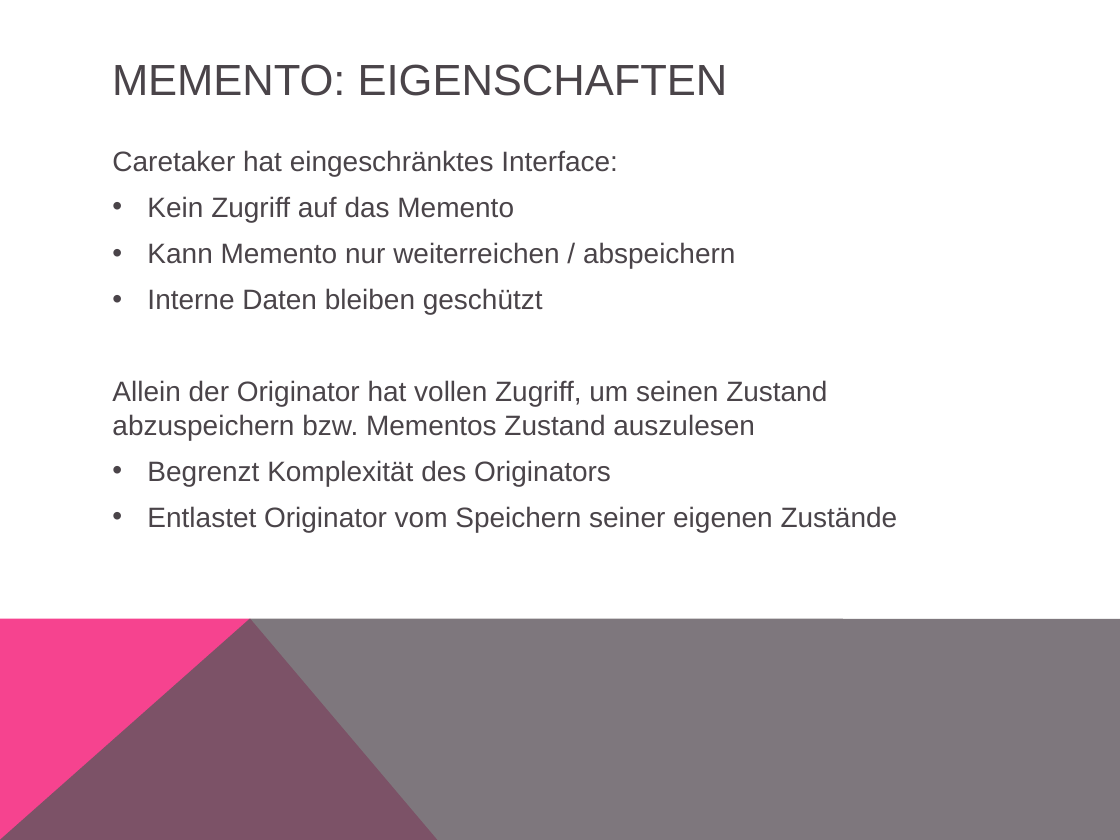
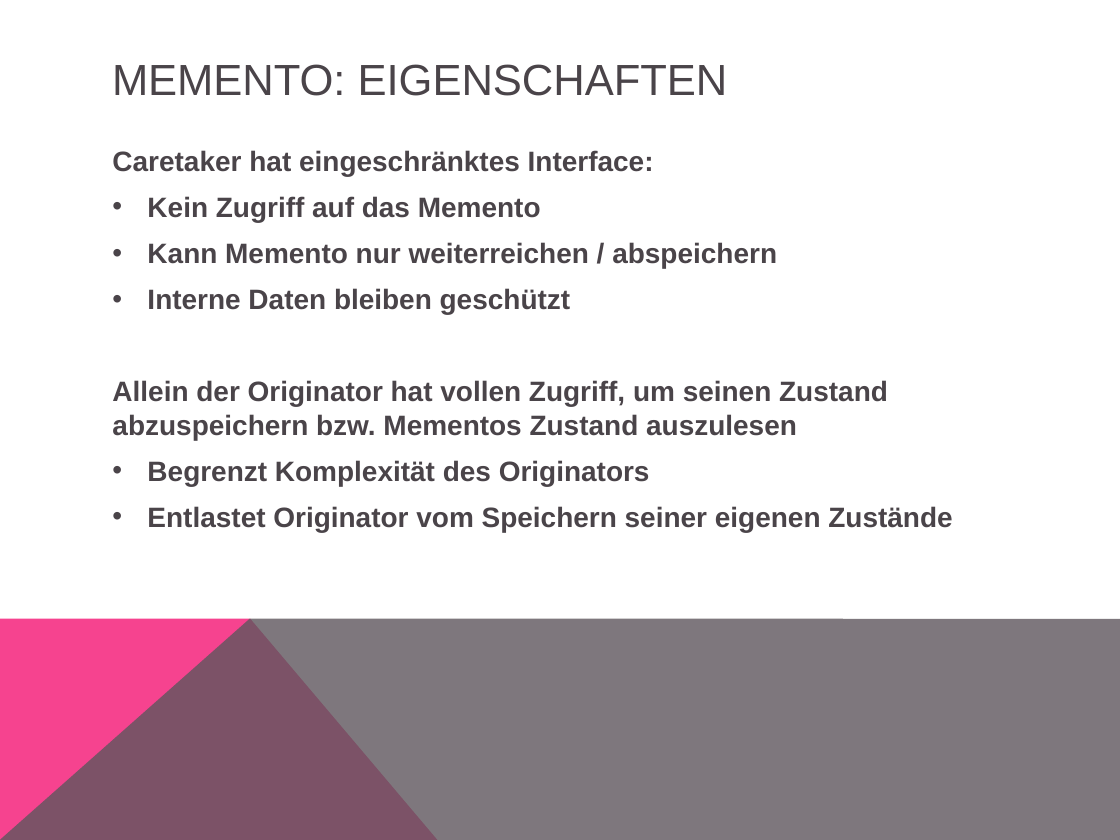
Before and after one commit to simonkrenger/ch.bfh.bti7081.s2013.pink, a slide deck: slide 9 of Project Pink/doc/tasks/task13/Memento Pattern.pptx. Drawn at 1120x840 pixels with LibreOffice and Linux fonts; fonts in the diff are those of the drawing. Boxes give left, top, right and bottom in pixels: in the first picture for what was removed or moved away, otherwise in the second. Text is boxed around its words. In the diff, an @@ line names an element or a change of style, - is before the commit and + after.

Commit message:
Added Memento pattern presentation, slight modification of Session

```diff
--- a/Project Pink/doc/tasks/task13/Memento Pattern.pptx
+++ b/Project Pink/doc/tasks/task13/Memento Pattern.pptx
@@ text "Caretaker hat eingeschränktes Interface:" at bbox=[112, 150, 952, 532]: bold on @@
```
Also in this commit, not shown: 4 other slides changed, 1 slide added, 1 other file.
